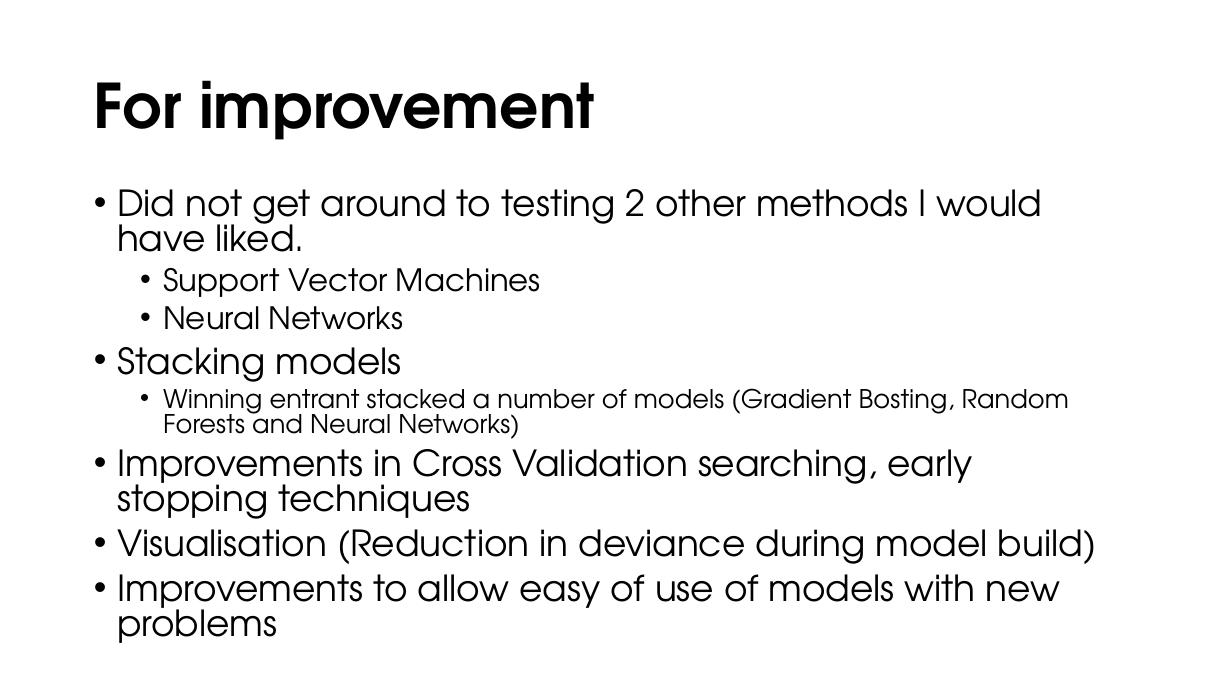
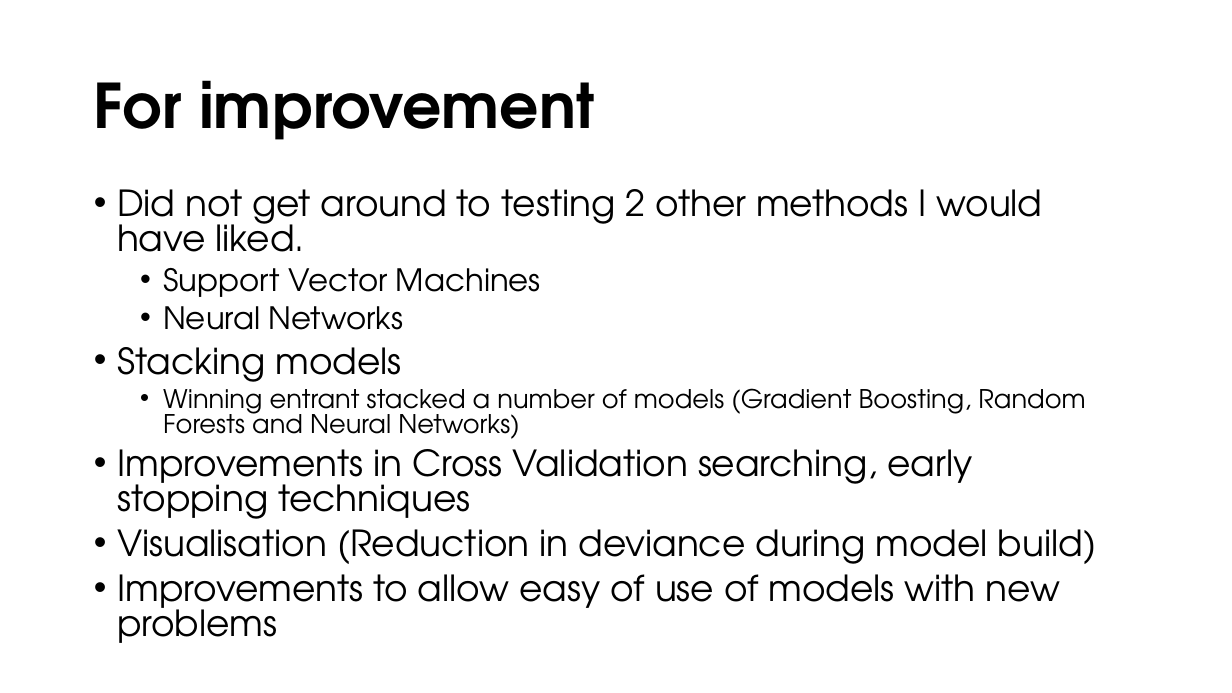
Before and after one commit to atsarvos/Artys-Project---Data-Science, a slide deck: slide 10 of OUTPUT/Data Science Project Presentation.pptx. Drawn at 1232x693 pixels with LibreOffice and Linux fonts; fonts in the diff are those of the drawing; background and template pictures are left out. Boxes give left, top, right and bottom in pixels: in the first picture for what was removed or moved away, otherwise in the second. Text is boxed around its words. In the diff, an @@ line names an element or a change of style, - is before the commit and + after.

```diff
--- a/OUTPUT/Data Science Project Presentation.pptx
+++ b/OUTPUT/Data Science Project Presentation.pptx
@@ text at <box>163,381,1085,439</box>: text changed @@
-    • Winning entrant stacked a number of models (Gradient Bosting, Random Forests and Neural Networks)
+    • Winning entrant stacked a number of models (Gradient Boosting, Random Forests and Neural Networks)
```
Also in this commit, not shown: 2 other slides changed.
